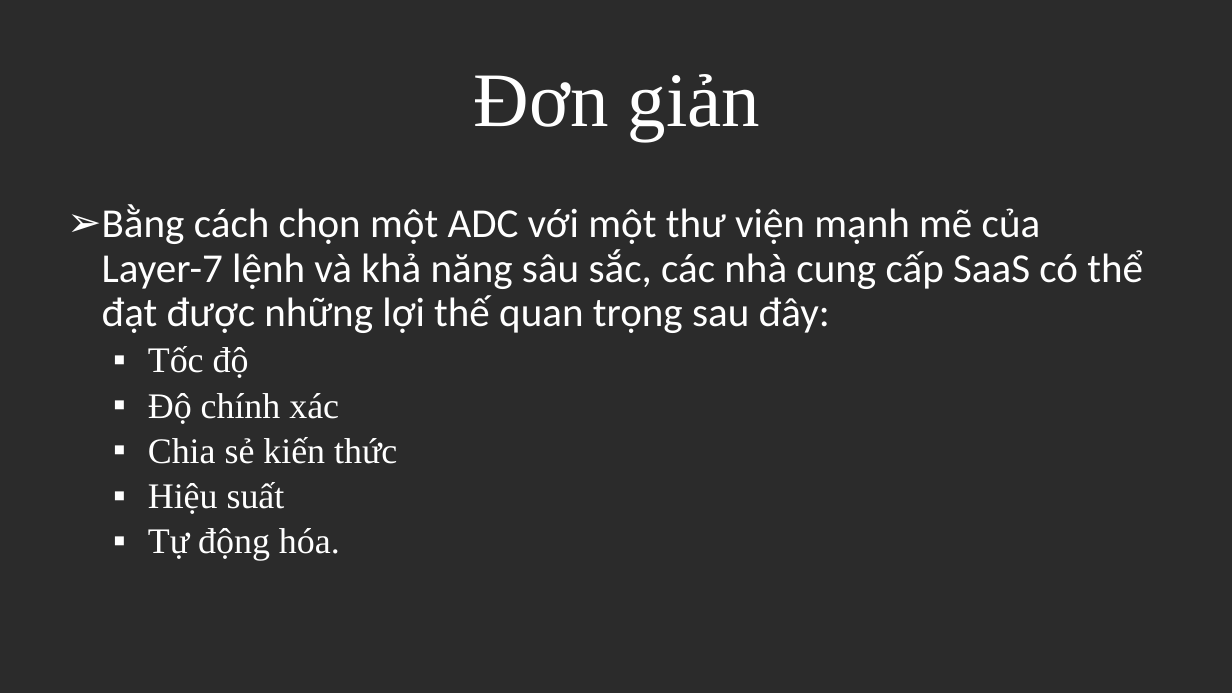
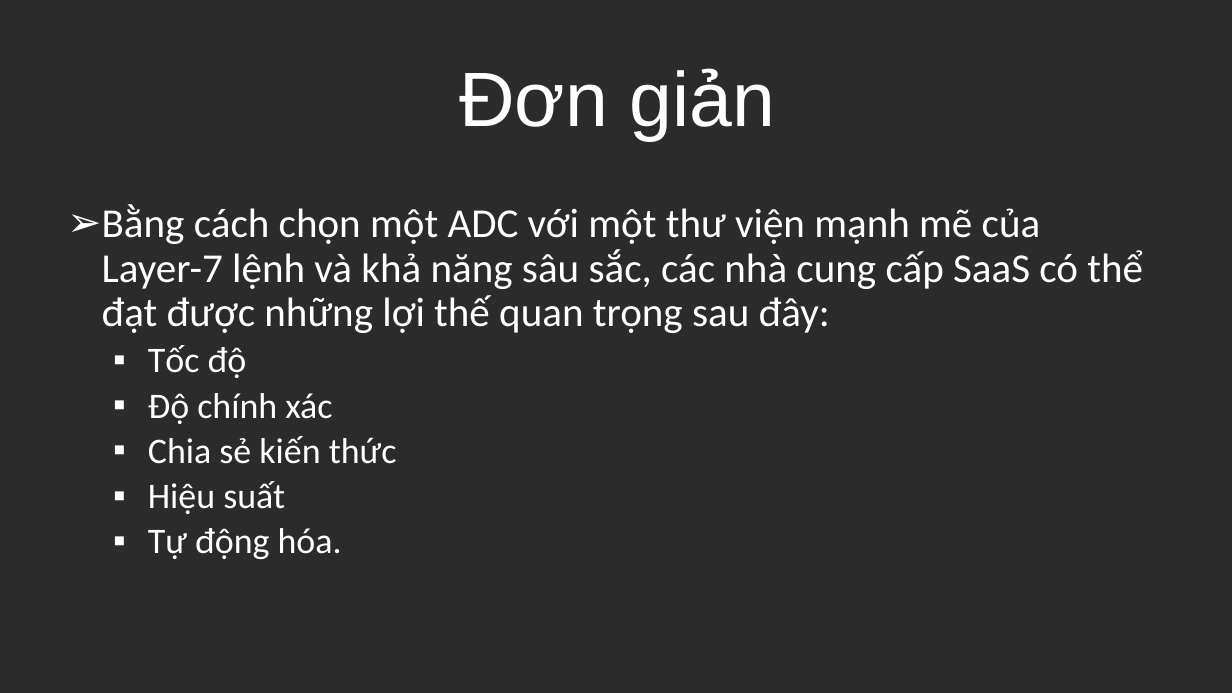
Before and after one commit to sonnv56/Mon-CVDHD-2014, a slide deck: slide 5 of Ninh_Van_Hanh/Application Delivery Controllers.pptx. Drawn at 1232x693 pixels with LibreOffice and Linux fonts; fonts in the diff are those of the drawing; background and template pictures are left out; a plain dark background stands for a picture behind light text. Boxes give left, top, right and bottom in pixels: in the first picture for what was removed or moved away, otherwise in the second. Text is boxed around its words. In the diff, an @@ line names an element or a change of style, - is before the commit and + after.

```diff
--- a/Ninh_Van_Hanh/Application Delivery Controllers.pptx
+++ b/Ninh_Van_Hanh/Application Delivery Controllers.pptx
@@ title "Đơn giản" at [459, 68, 776, 141]: font Times New Roman to Arial @@
@@ subtitle at [148, 345, 397, 559]: font Times New Roman to Calibri in "Tốc độ", "Độ chính xác", "Chia sẻ kiến thức", "Hiệu suất" and 1 more places @@
```
Also in this commit, not shown: 6 other slides changed, 1 slide added, 1 other file.
